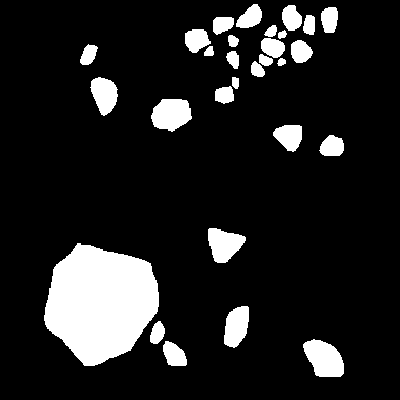
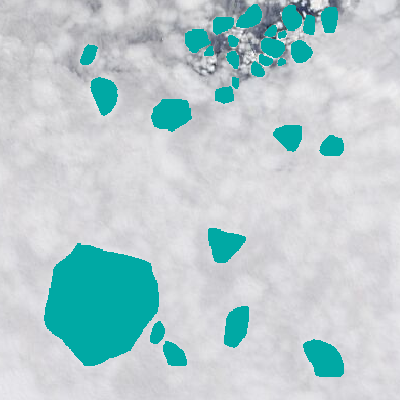
Before/after of a 400×400 layered artwork. What changed in the layer stack:
hid "ice floes" (1st of 2) over (0, 0, 400, 400)
